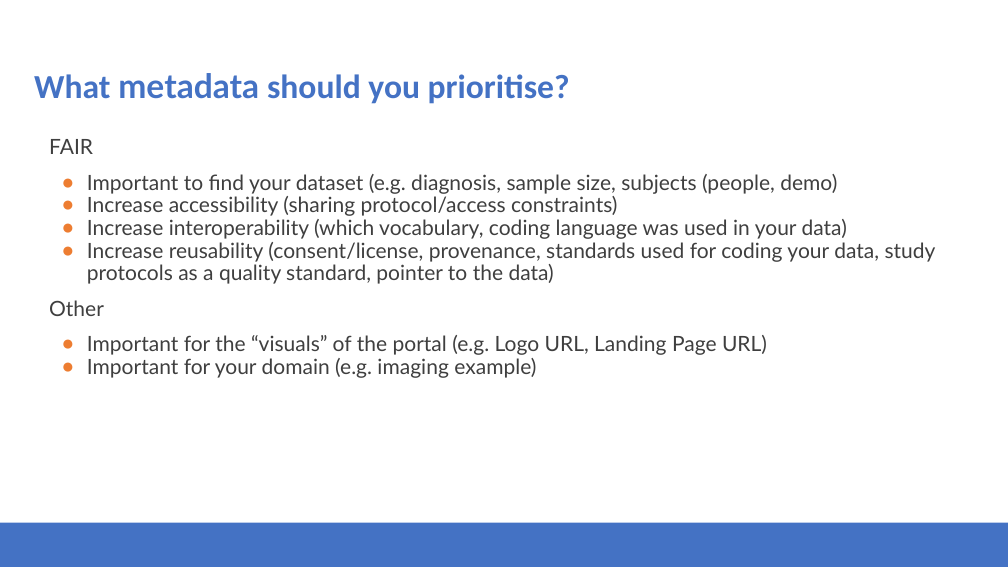
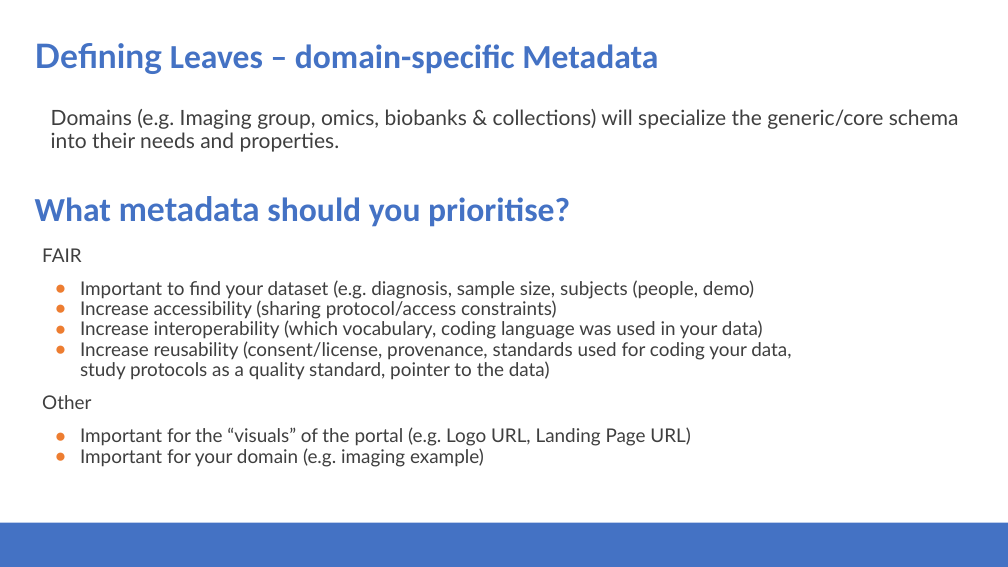
Before and after one commit to Health-RI/health-ri-metadata, a slide deck: slide 14 of Presentations/31082023HRI_Metadata_Schema_ImagingGroup_KickOff.pptx (slide 16 before the commit). Drawn at 1008x567 pixels with LibreOffice and Linux fonts; fonts in the diff are those of the drawing; background and template pictures are left out. Boxes give left, top, right and bottom in pixels: in the first picture for what was removed or moved away, otherwise in the second. Text is boxed around its words. In the diff, an @@ line names an element or a change of style, - is before the commit and + after.

```diff
--- a/Presentations/31082023HRI_Metadata_Schema_ImagingGroup_KickOff.pptx
+++ b/Presentations/31082023HRI_Metadata_Schema_ImagingGroup_KickOff.pptx
@@ title added at (35, 43, 658, 74), 32 pt, text #4472C4, bold @@
+Defining Leaves – domain-specific Metadata
@@ text added at (51, 109, 959, 152), 20 pt, text #3F3F3F @@
+Domains (e.g. Imaging group, omics, biobanks & collections) will specialize the generic/core schema into their needs and properties.
@@ text "What metadata should you prioritise?": place and size @@
-text "What metadata should you prioritise?" at (34, 73, 570, 104)
+text "What metadata should you prioritise?" at (35, 196, 570, 227)
@@ text "FAIR": place and size @@
-text "FAIR" at (49, 139, 936, 378)
+text "FAIR" at (42, 248, 791, 467)
@@ text "FAIR" at (42, 248, 791, 467): size 20 to 18 pt @@
```
Also in this commit, not shown: 13 other slides changed, 3 slides added, 5 slides removed.
